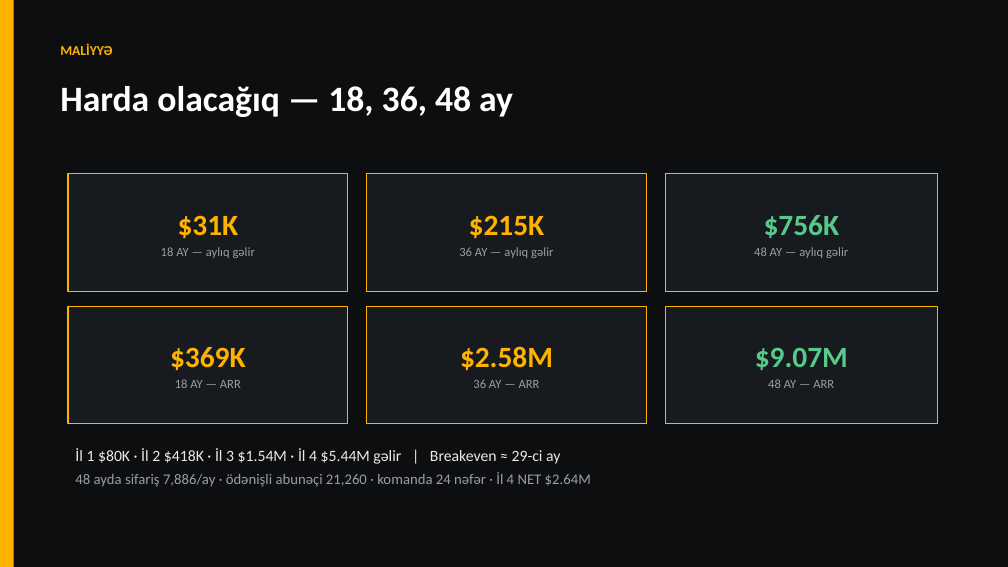
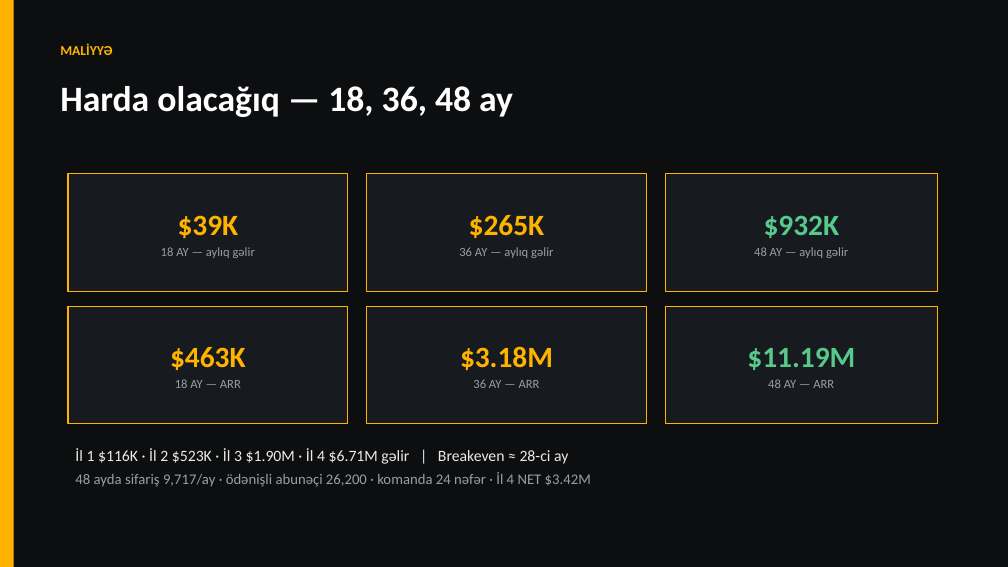
Before and after one commit to amilabbasov02/cnc-and-3d, a slide deck: slide 16 of FEEDRATE-Pitch-Deck-48ay.pptx. Drawn at 1008x567 pixels with LibreOffice and Linux fonts; fonts in the diff are those of the drawing. Boxes give left, top, right and bottom in pixels: in the first picture for what was removed or moved away, otherwise in the second. Text is boxed around its words. In the diff, an @@ line names an element or a change of style, - is before the commit and + after.

```diff
--- a/FEEDRATE-Pitch-Deck-48ay.pptx
+++ b/FEEDRATE-Pitch-Deck-48ay.pptx
@@ text in rectangle at bbox=[178, 215, 239, 238]: text changed @@
-$31K
+$39K
@@ text in rectangle at bbox=[469, 215, 545, 238]: text changed @@
-$215K
+$265K
@@ text in rectangle at bbox=[764, 215, 840, 238]: text changed @@
-$756K
+$932K
@@ text in rectangle at bbox=[170, 347, 246, 370]: text changed @@
-$369K
+$463K
@@ text in rectangle at bbox=[460, 346, 553, 370]: text changed @@
-$2.58M
+$3.18M
@@ text in rectangle at bbox=[747, 347, 855, 370]: text changed @@
-$9.07M
+$11.19M
@@ text at bbox=[75, 448, 591, 487]: text changed @@
-İl 1 $80K · İl 2 $418K · İl 3 $1.54M · İl 4 $5.44M gəlir | Breakeven ≈ 29-ci ay
-48 ayda sifariş 7,886/ay · ödənişli abunəçi 21,260 · komanda 24 nəfər · İl 4 NET $2.64M
+İl 1 $116K · İl 2 $523K · İl 3 $1.90M · İl 4 $6.71M gəlir | Breakeven ≈ 28-ci ay
+48 ayda sifariş 9,717/ay · ödənişli abunəçi 26,200 · komanda 24 nəfər · İl 4 NET $3.42M
```
Also in this commit, not shown: 2 other slides changed, 18 other files.
